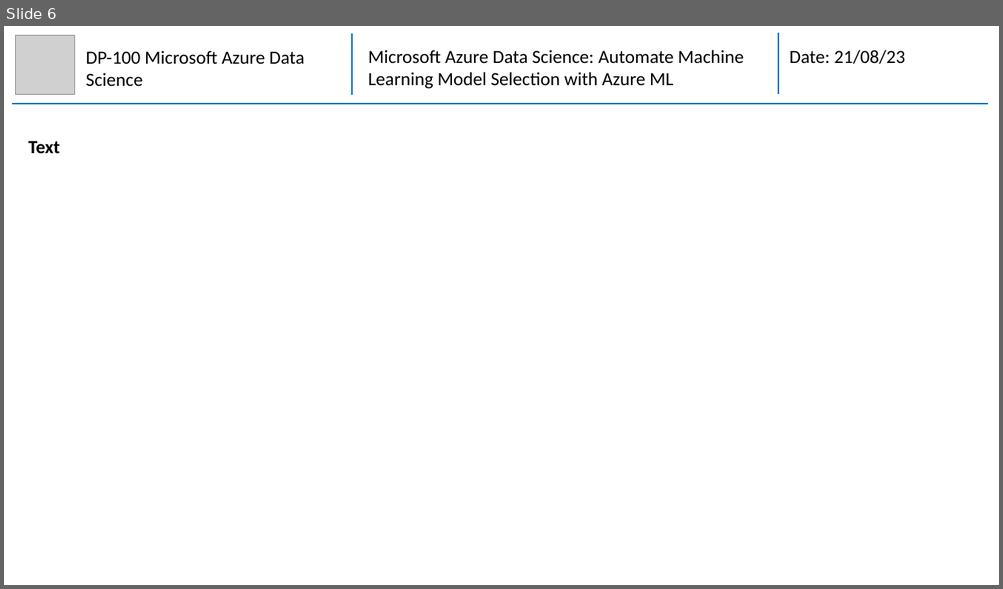
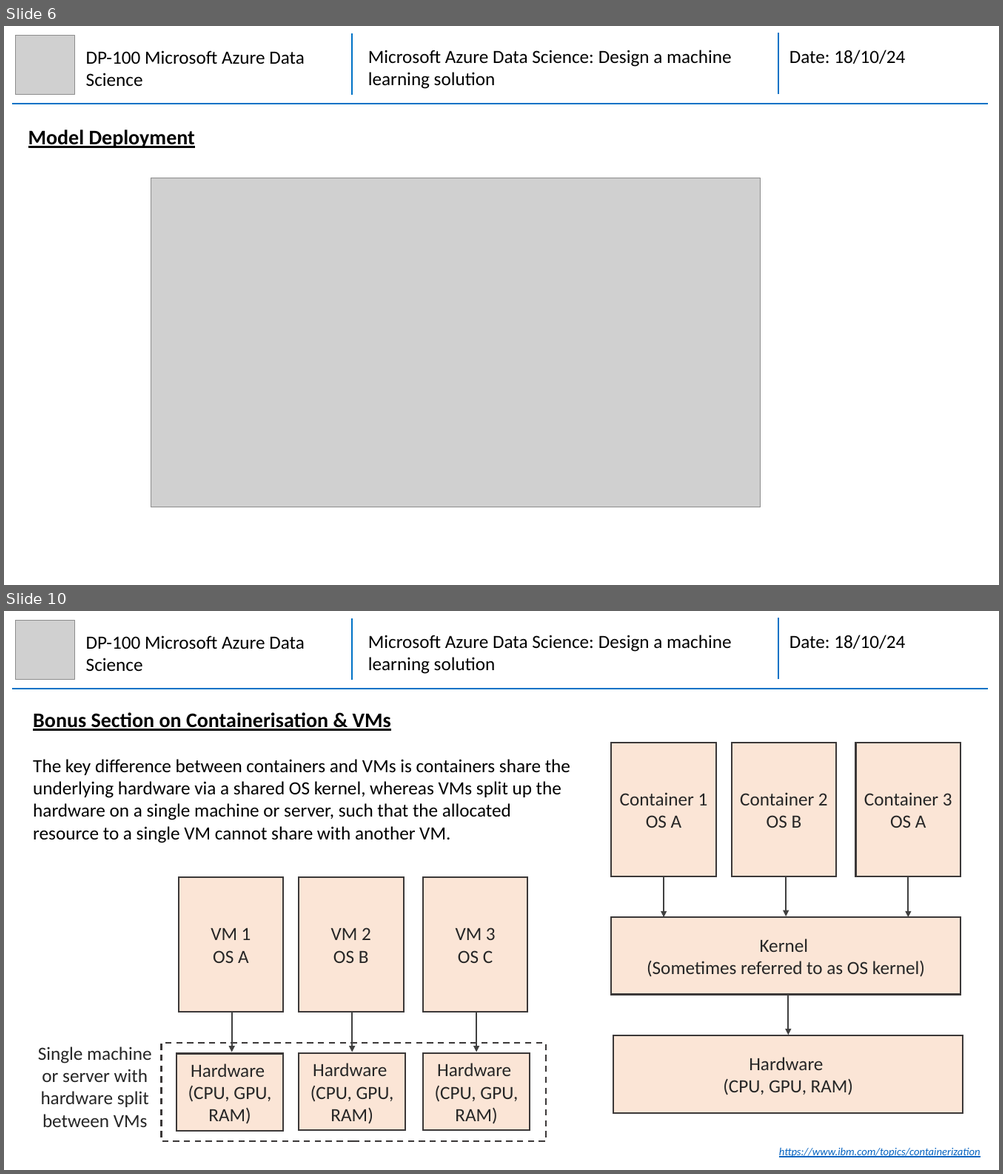
Before and after one commit to mhaythornthwaite/Testing_ML_Algorithms, a slide deck: Azure_DP-100_Data_Science/MJH_DP-100_Azure_DS_Notes.pptx. Shown one above the other, each under a label of ours: slide 6 before the commit, slides 6 and 10 after it; the slides between them are not shown. The pictures are 1003x589 and 1003x1174 pixels, drawn with LibreOffice and Linux fonts; fonts in the diff are those of the drawing; grey boxes stand for pictures. Boxes give left, top, right and bottom in pixels: in the first picture for what was removed or moved away, otherwise in the second. Text is boxed around its words. In the diff, an @@ line names an element or a change of style, - is before the commit and + after.

Commit message:
Azure DP100 Section 1

```diff
--- a/Azure_DP-100_Data_Science/MJH_DP-100_Azure_DS_Notes.pptx
+++ b/Azure_DP-100_Data_Science/MJH_DP-100_Azure_DS_Notes.pptx
@@ slide 10 added at box(4, 611, 999, 1170), background #FFFFFF @@
@@ picture added at box(16, 620, 75, 679) @@
@@ group added at box(12, 618, 987, 689): 3 lines, 2 texts @@
+Microsoft Azure Data Science: Design a machine learning solution
+Date: 18/10/24
@@ text added at box(86, 635, 304, 671), 18 pt, text #000000 @@
+DP-100 Microsoft Azure Data Science
@@ text added at box(33, 712, 570, 843), 18 pt, text #000000 @@
+Bonus Section on Containerisation & VMs
+The key difference between containers and VMs is containers share the underlying hardware via a shared OS kernel, whereas VMs split up the hardware on a single machine or server, such that the allocated resource to a single VM cannot share with another VM.
@@ rectangle added at box(612, 742, 716, 877), fill #FBE5D6, outline #3B3838 1.5 pt, 18 pt, text #262626 @@
+Container 1
+OS A
@@ rectangle added at box(731, 742, 836, 877), fill #FBE5D6, outline #3B3838 1.5 pt, 18 pt, text #262626 @@
+Container 2
+OS B
@@ rectangle added at box(855, 742, 960, 877), fill #FBE5D6, outline #3B3838 1.5 pt, 18 pt, text #262626 @@
+Container 3
+OS A
@@ arrow added from (786, 876) to (786, 917), #404040 1.5 pt @@
@@ rectangle added at box(179, 877, 283, 1011), fill #FBE5D6, outline #3B3838 1.5 pt, 18 pt, text #262626 @@
+VM 1
+OS A
@@ rectangle added at box(299, 877, 403, 1011), fill #FBE5D6, outline #3B3838 1.5 pt, 18 pt, text #262626 @@
+VM 2
+OS B
@@ rectangle added at box(423, 877, 527, 1011), fill #FBE5D6, outline #3B3838 1.5 pt, 18 pt, text #262626 @@
+VM 3
+OS C
@@ arrow added from (663, 877) to (663, 917), #404040 1.5 pt @@
@@ arrow added from (908, 877) to (908, 917), #404040 1.5 pt @@
@@ rectangle added at box(612, 917, 961, 995), fill #FBE5D6, outline #3B3838 1.5 pt, 18 pt, text #262626 @@
+Kernel
+(Sometimes referred to as OS kernel)
@@ arrow added from (788, 994) to (788, 1036), #404040 1.5 pt @@
@@ arrow added from (232, 1012) to (232, 1053), #404040 1.5 pt @@
@@ arrow added from (352, 1012) to (352, 1053), #404040 1.5 pt @@
@@ arrow added from (476, 1012) to (476, 1053), #404040 1.5 pt @@
@@ text added at box(38, 1047, 152, 1128), 18 pt, text #262626 @@
+Single machine or server with hardware split between VMs
@@ rectangle added at box(162, 1044, 546, 1142), outline #3B3838 1.5 pt dashed @@
@@ rectangle added at box(176, 1054, 283, 1132), fill #FBE5D6, outline #3B3838 1.5 pt, 18 pt, text #262626 @@
+Hardware
+(CPU, GPU, RAM)
@@ rectangle added at box(299, 1054, 405, 1131), fill #FBE5D6, outline #3B3838 1.5 pt, 18 pt, text #262626 @@
+Hardware
+(CPU, GPU, RAM)
@@ rectangle added at box(423, 1054, 529, 1131), fill #FBE5D6, outline #3B3838 1.5 pt, 18 pt, text #262626 @@
+Hardware
+(CPU, GPU, RAM)
@@ rectangle added at box(614, 1037, 963, 1114), fill #FBE5D6, outline #3B3838 1.5 pt, 18 pt, text #262626 @@
+Hardware
+(CPU, GPU, RAM)
@@ text added at box(779, 1147, 980, 1158), 10.5 pt, text #0563C1, italic, underline @@
+https://www.ibm.com/topics/containerization
@@ slide 6 changed as well @@
@@ text at box(368, 50, 731, 89): text changed @@
-Microsoft Azure Data Science: Automate Machine Learning Model Selection with Azure ML
+Microsoft Azure Data Science: Design a machine learning solution
@@ text at box(789, 50, 905, 64): text changed @@
-Date: 21/08/23
+Date: 18/10/24
@@ text at box(28, 130, 195, 148): text changed; size 18 to 20 pt @@
-Text
+Model Deployment
@@ picture added at box(151, 178, 760, 507) @@
```
Also in this commit, not shown: 11 other slides changed, 7 other slides added.
